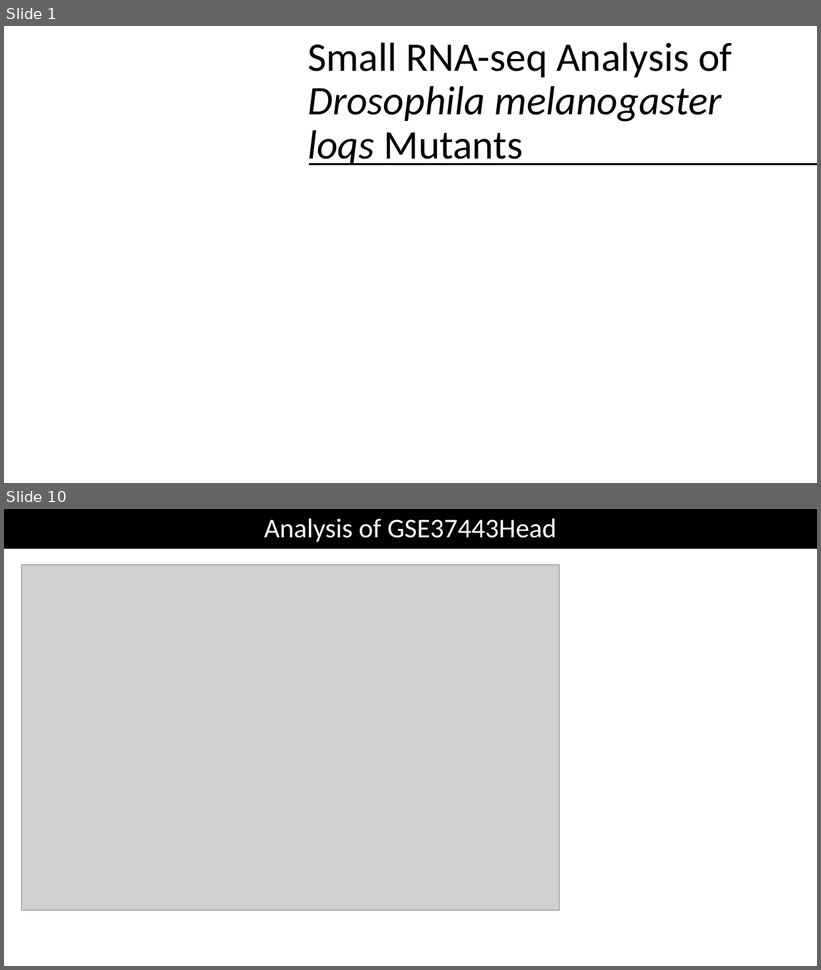
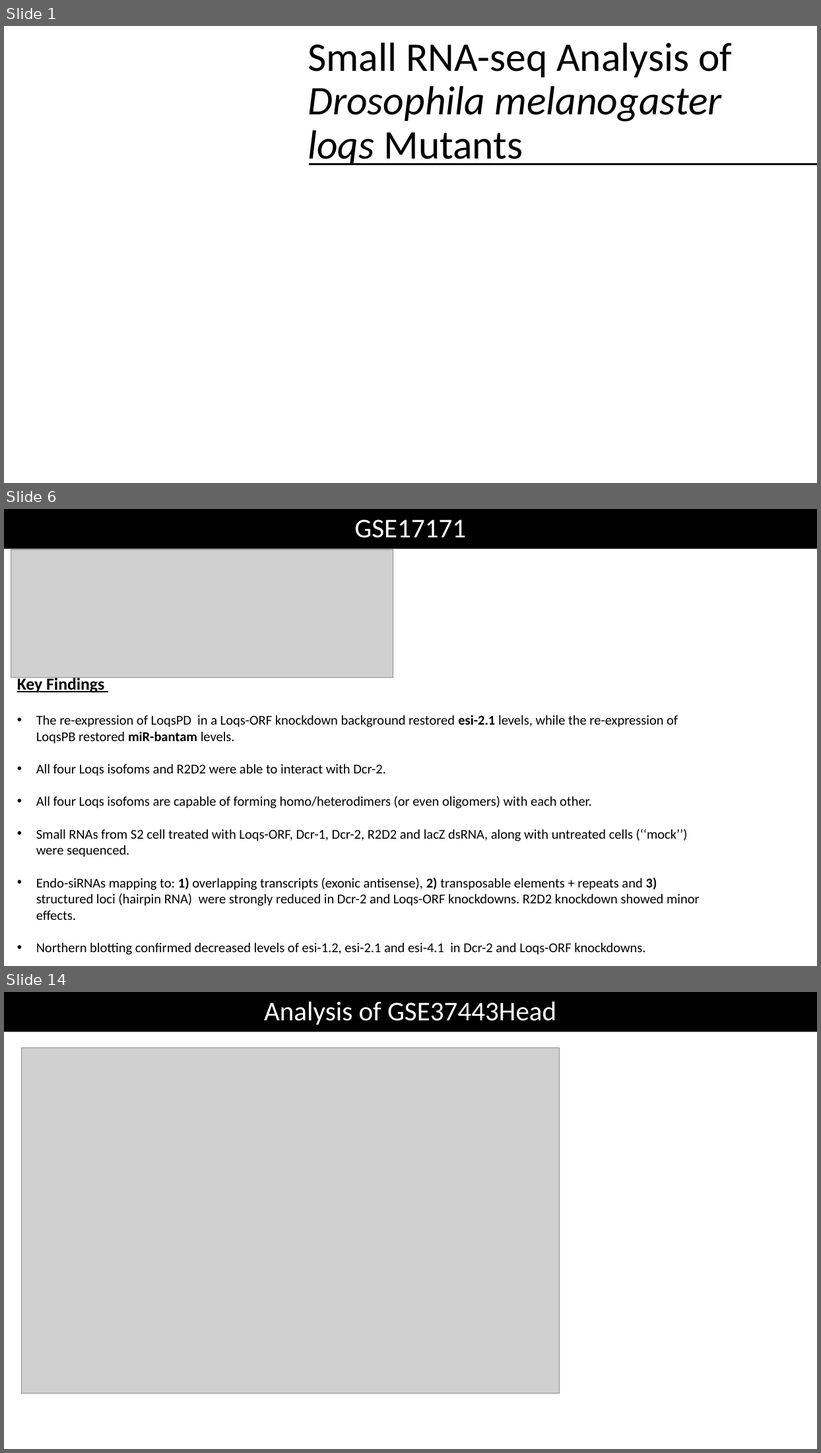
Before and after one commit to jinweelee/notebooks, a slide deck: recent_papers/presentation/Small RNA-seq Analysis of.pptm. Shown one above the other, each under a label of ours: slides 1 and 10 before the commit, slides 1, 6 and 14 after it; the slides between them are not shown. The pictures are 821x970 and 821x1453 pixels, drawn with LibreOffice and Linux fonts; fonts in the diff are those of the drawing; grey boxes stand for pictures. Boxes give left, top, right and bottom in pixels: in the first picture for what was removed or moved away, otherwise in the second. Text is boxed around its words. In the diff, an @@ line names an element or a change of style, - is before the commit and + after.

```diff
--- a/recent_papers/presentation/Small RNA-seq Analysis of.pptm
+++ b/recent_papers/presentation/Small RNA-seq Analysis of.pptm
@@ slide 6 added at (4, 509, 817, 966), background #FFFFFF @@
@@ rectangle added at (4, 509, 817, 549), fill #000000, 32 pt, text #FFFFFF @@
+GSE17171
@@ picture added at (11, 549, 393, 677) @@
@@ text added at (17, 677, 700, 955), 16 pt, text #000000 @@
+Key Findings
+• The re-expression of LoqsPD in a Loqs-ORF knockdown background restored esi-2.1 levels, while the re-expression of LoqsPB restored miR-bantam levels.
+• All four Loqs isofoms and R2D2 were able to interact with Dcr-2.
+• All four Loqs isofoms are capable of forming homo/heterodimers (or even oligomers) with each other.
+• Small RNAs from S2 cell treated with Loqs-ORF, Dcr-1, Dcr-2, R2D2 and lacZ dsRNA, along with untreated cells (‘‘mock’’) were sequenced.
+• Endo-siRNAs mapping to: 1) overlapping transcripts (exonic antisense), 2) transposable elements + repeats and 3) structured loci (hairpin RNA) were strongly reduced in Dcr-2 and Loqs-ORF knockdowns. R2D2 knockdown showed minor effects.
+• Northern blotting confirmed decreased levels of esi-1.2, esi-2.1 and esi-4.1 in Dcr-2 and Loqs-ORF knockdowns.
@@ what was slide 10 is now slide 14 @@
```
Also in this commit, not shown: 5 slides changed, 7 other slides added, 3 slides removed, 4 other files.
